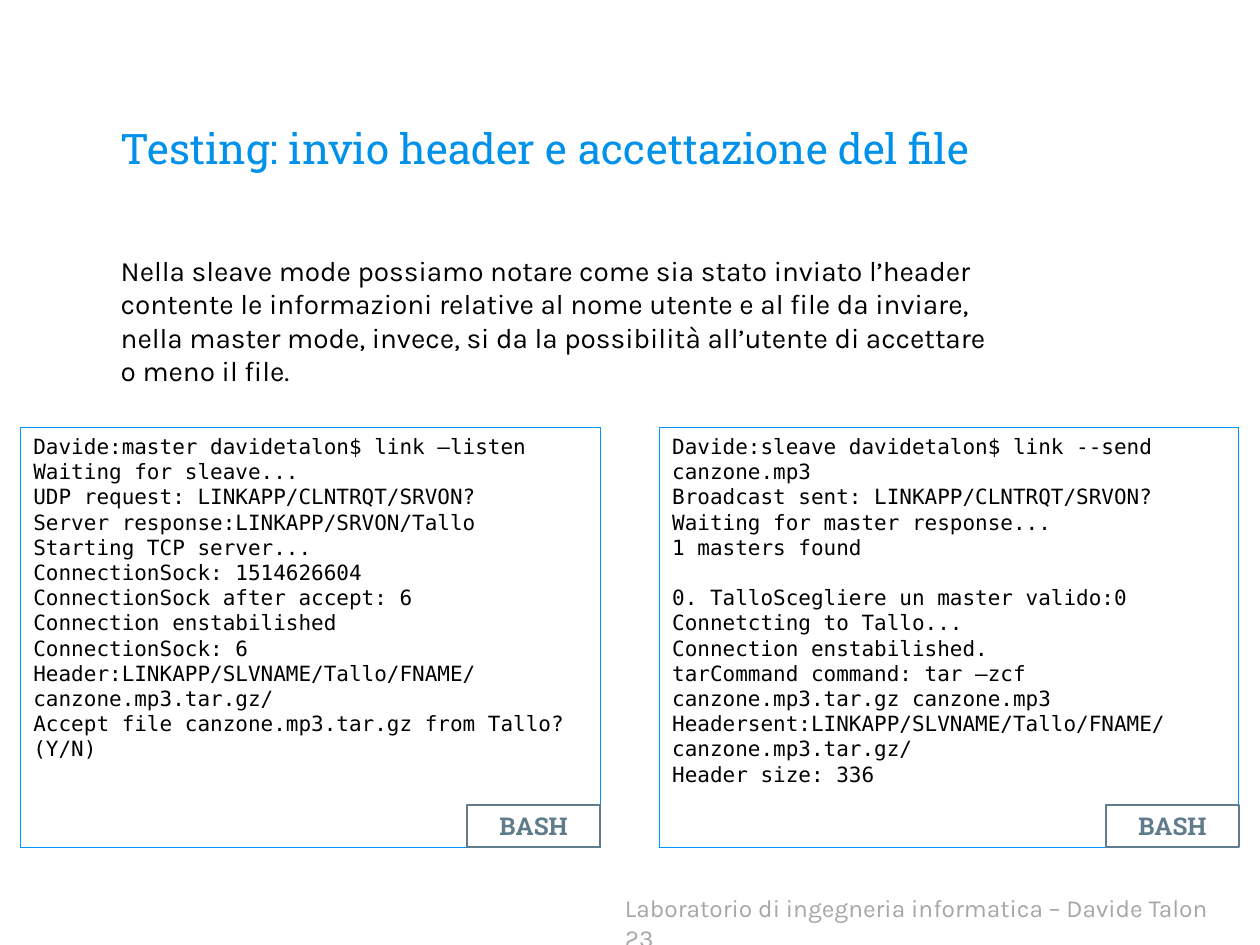
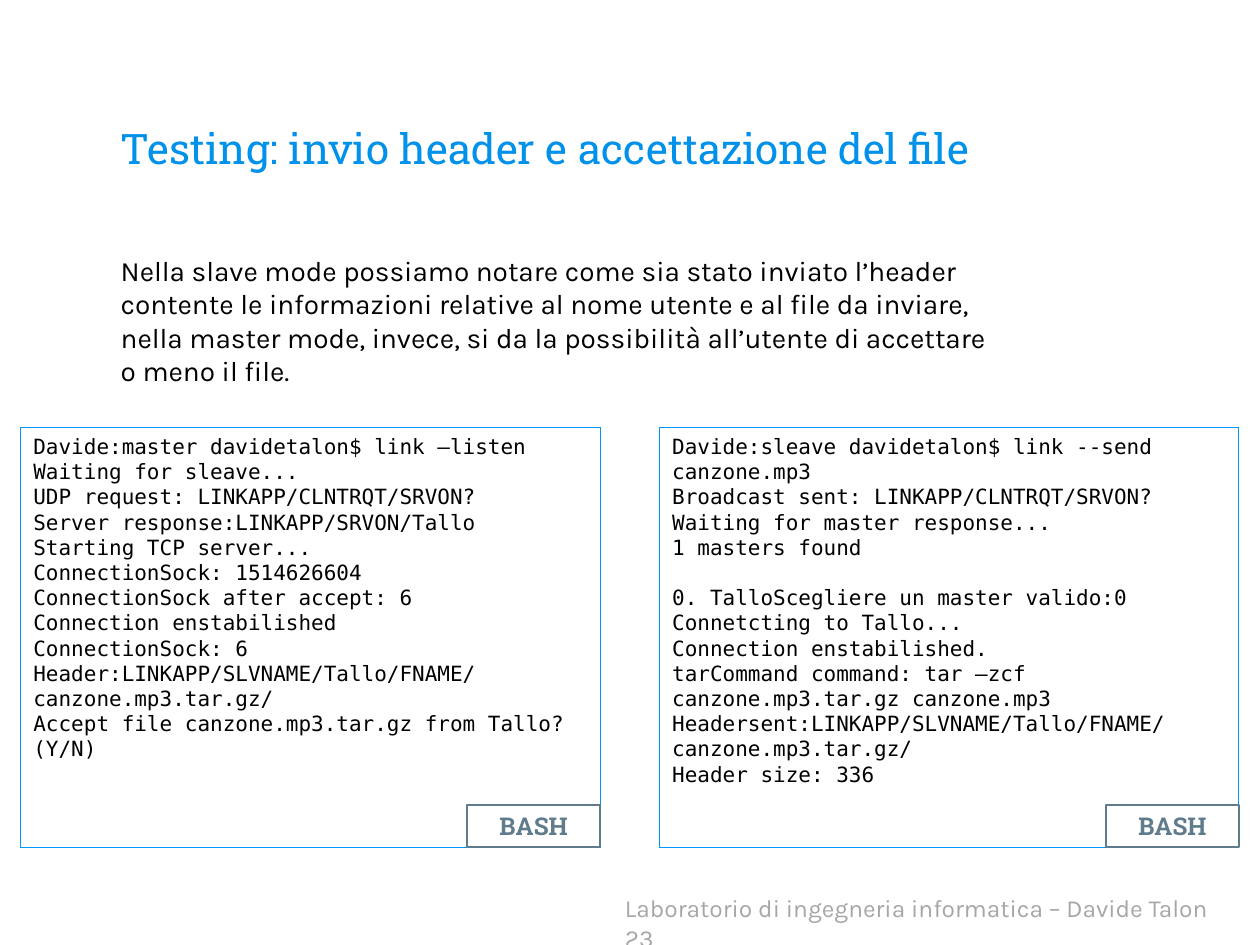
Before and after one commit to davidetalon/link, a slide deck: slide 24 of Presentation slides/Presentazione.pptx. Drawn at 1260x945 pixels with LibreOffice and Linux fonts; fonts in the diff are those of the drawing; background and template pictures are left out. Boxes give left, top, right and bottom in pixels: in the first picture for what was removed or moved away, otherwise in the second. Text is boxed around its words. In the diff, an @@ line names an element or a change of style, - is before the commit and + after.

Commit message:
SLAVE e non SLEAVE

```diff
--- a/Presentation slides/Presentazione.pptx
+++ b/Presentation slides/Presentazione.pptx
@@ text at bbox=[121, 261, 985, 382]: text changed @@
-Nella sleave mode possiamo notare come sia stato inviato l’header contente le informazioni relative al nome utente e al file da inviare, nella master mode, invece, si da la possibilità all’utente di accettare o meno il file.
+Nella slave mode possiamo notare come sia stato inviato l’header contente le informazioni relative al nome utente e al file da inviare, nella master mode, invece, si da la possibilità all’utente di accettare o meno il file.
```
Also in this commit, not shown: 5 other slides changed, 1 other file.
